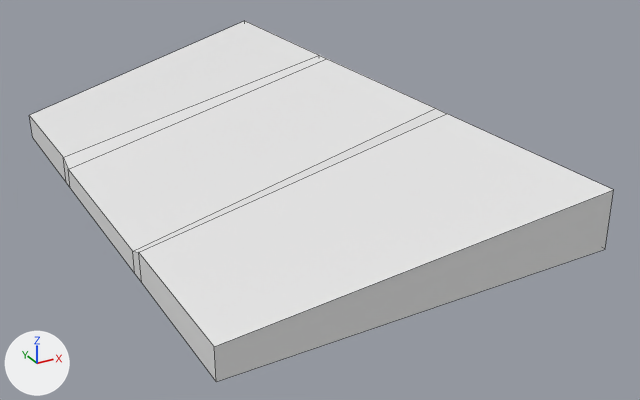
Renders of the FBX model Static Meshes/Bridge/Side/Originals/Bridge_side.fbx from each side of a commit.
The view is the same before and after, from a 50 mm lens placed at (-2.58, -7.28, 4.67), pointed at (2.93, 2.75, -0.34). Lighting does not change. The marker at lower left points along +X, +Y and +Z. Mesh edges are drawn as thin lines. Where no turn or scale is listed for an object, it has been applied to the vertices.

The first picture shows 'Side'.
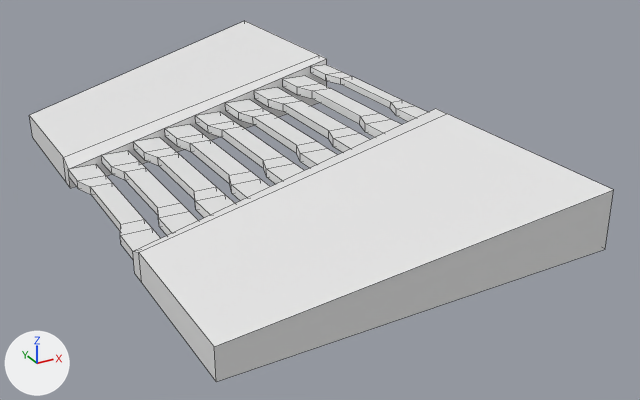
Scene script edits in JSON lines:
```json
{"block": "me_mesh", "where": "# used by ob_side; location = (0.0, 0.0, 0.0)"}
{"op": "remove", "block": "me_mesh", "code": "me_mesh.from_pydata(...)  # 24 vertices, 22 faces; spans x 0.0..4.3, y -1.2..8.2, z -0.4..1.0"}
{"op": "add", "block": "me_mesh", "code": "me_mesh.from_pydata(...)  # 240 vertices, 218 faces; spans x 0.0..4.3, y -4.7..4.7, z -0.4..1.0"}
{"block": "me_mesh", "change": "me_mesh part 1"}
{"block": "me_mesh", "change": "20 vertices are removed from x 0.0..4.3, y -1.2..8.2, z -0.4..1.0"}
{"block": "me_mesh", "change": "22 faces are deleted"}
{"block": "me_mesh", "change": "92 vertices are added at x 0.0..4.3, y -4.7..4.7, z -0.4..1.0"}
{"block": "me_mesh", "change": "72 new vertices lie (0.0, 0.5, 0.0) away from vertices in x 0.0..4.3, y -1.5..1.0, z -0.22..0.9"}
{"block": "me_mesh", "change": "18 new vertices lie (0.1, 0.3, 0.0) away from vertices in x 0.0..4.0, y -1.0, z -0.22..0.9"}
{"block": "me_mesh", "change": "18 new vertices lie (0.0, 0.3, 0.0) away from vertices in x 0.41..4.3, y -1.0, z -0.22..0.9"}
{"block": "me_mesh", "change": "36 new vertices lie (0.0, 1.4, 0.0) away from vertices in x 0.1..4.3, y -0.7, z -0.22..0.9"}
{"block": "me_mesh", "change": "218 new faces join them"}
{"op": "set", "path": "ob_side.location", "old": "(0.0, 0.0, 0.0)", "new": "(0.0, 3.5, 0.0)"}
```

Pixel boxes [x1, y1, x2, y2] of what changed, in the pictures (640 x 400 px):
```json
{"object": "Side", "change": "reshaped, moved", "before": [29, 21, 614, 382], "after": [29, 21, 614, 382]}
```
